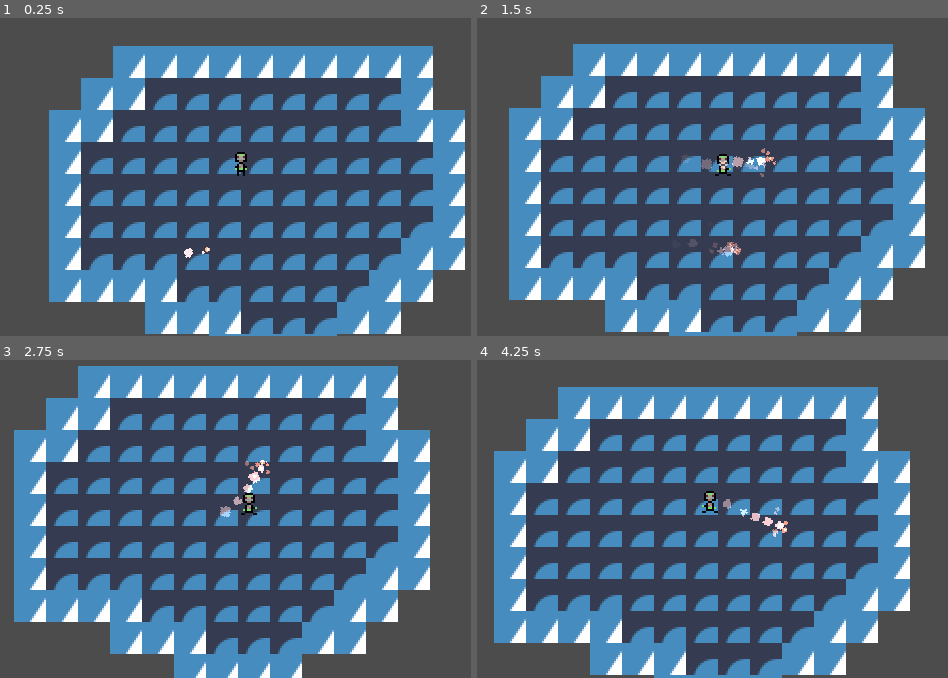
Above: before the commit, frames 1-4 (two rows, left to right).
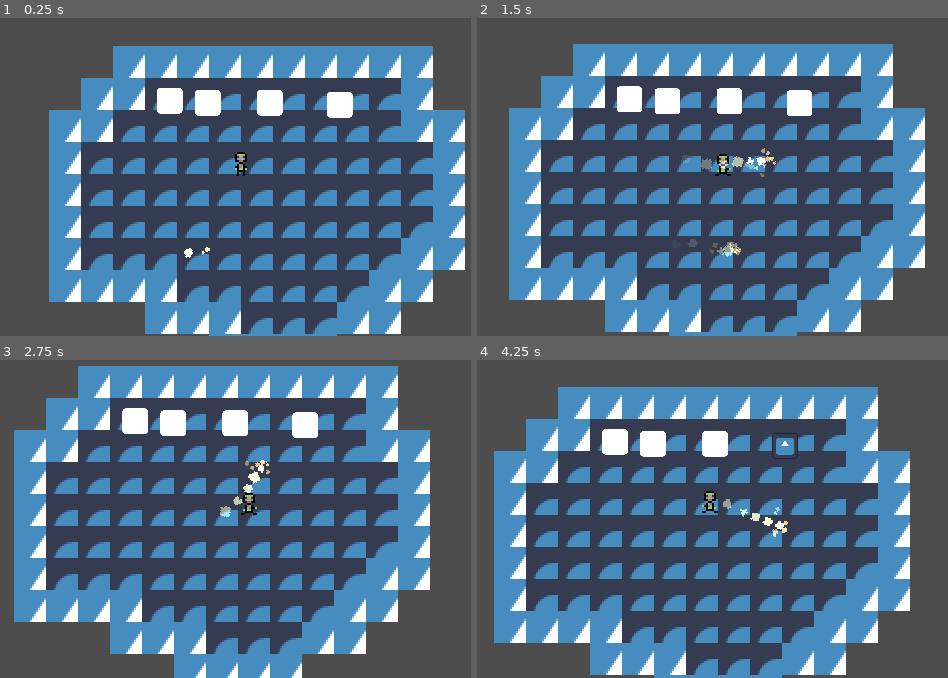
Above: after the commit, the same moments.

Repository: OlliO6/Granted-Wish
Game: Godot game, scene res://content/main.tscn
Two runs of this game, one before a commit and one after it. Both use one fixed random seed, a clock stepped at 60 frames per second and the inputs below. The engine's default icon, where the game draws it, is replaced by a stand-in: a white triangle on a blue panel in a dark square.
Inputs (mouse positions are in pixels of both pictures, inside the frame that each line leads up to):
- Up to frame 1 (0.25 s): no input
- Up to frame 2 (1.5 s): move the mouse to (844, 157) at 0.52 s; press the mouse at (844, 157) at 0.53 s; hold D (move_right) 0.53-1.28 s; move the mouse to (604, 189) at 1.27 s; release the mouse at (604, 189) at 1.28 s; hold S (move_down) from 1.28 s (still down); click (604, 189) at 1.35 s
- Up to frame 3 (2.75 s): move the mouse to (296, 445) at 2.02 s; release S (move_down) at 2.03 s; press the mouse at (296, 445) at 2.03 s; hold D (move_right) from 2.03 s (still down)
- Up to frame 4 (4.25 s): move the mouse to (688, 579) at 2.77 s; release D (move_right) at 2.78 s; release the mouse at (688, 579) at 2.78 s; hold W (move_up) 2.78-3.53 s; click (688, 579) at 2.85 s; move the mouse to (891, 563) at 3.52 s; press the mouse at (891, 563) at 3.53 s; hold A (move_left) from 3.53 s (still down)

The runs differ from the first frame. In frame 1, 1.8% of the frame differs, in the area x 33-75%, y 22-74%; in frame 2, 1.9%; in frame 3, 2.0%, in the area x 25-68%, y 15-50%; in frame 4, 1.8%.

Commit message:
Add crate (something to damage)

Diff:
--- /dev/null
+++ b/content/entities/crate/crate.tscn
@@ -0,0 +1,35 @@
+[gd_scene load_steps=7 format=3 uid="uid://b4a43y8y3pfei"]
+
+[ext_resource type="Script" path="res://components/fighting/damage_receiver.gd" id="1_eryqk"]
+[ext_resource type="Script" path="res://components/fighting/health.gd" id="2_m1is0"]
+[ext_resource type="PackedScene" uid="uid://ebxmqawynko7" path="res://utils/dmg_flash_sprite.tscn" id="3_7s35q"]
+[ext_resource type="Shader" path="res://shaders/sprite_flash.gdshader" id="3_cqbcn"]
+
+[sub_resource type="RectangleShape2D" id="RectangleShape2D_i5tmo"]
+size = Vector2(13, 13)
+
+[sub_resource type="ShaderMaterial" id="ShaderMaterial_ocv7n"]
+resource_local_to_scene = true
+shader = ExtResource("3_cqbcn")
+shader_parameter/flash = 1.0
+shader_parameter/flash_color = Color(1, 1, 1, 1)
+
+[node name="Crate" type="CharacterBody2D"]
+
+[node name="DamageReceiver" type="Node" parent="." node_paths=PackedStringArray("health")]
+script = ExtResource("1_eryqk")
+health = NodePath("../Health")
+
+[node name="Health" type="Node" parent="."]
+script = ExtResource("2_m1is0")
+max_health = 2
+
+[node name="CollisionShape2D" type="CollisionShape2D" parent="."]
+position = Vector2(6.5, 6.5)
+shape = SubResource("RectangleShape2D_i5tmo")
+
+[node name="Sprite2D" parent="." instance=ExtResource("3_7s35q")]
+material = SubResource("ShaderMaterial_ocv7n")
+
+[connection signal="took_damage" from="DamageReceiver" to="Sprite2D" method="flash"]
+[connection signal="died" from="Health" to="." method="queue_free"]
--- a/content/spells/fire/fire_spell.tres
+++ b/content/entities/spells/fire/fire_spell.tres
@@ -1,7 +1,7 @@
 [gd_resource type="Resource" script_class="SpellData" load_steps=3 format=3 uid="uid://capjs85u3qpvr"]
 
-[ext_resource type="Script" path="res://content/spells/spell_data.gd" id="1_iukvq"]
-[ext_resource type="PackedScene" uid="uid://b7ifegmm708j0" path="res://content/spells/fire/fire_spell.tscn" id="2_nd3x2"]
+[ext_resource type="Script" path="res://content/entities/spells/spell_data.gd" id="1_iukvq"]
+[ext_resource type="PackedScene" uid="uid://b7ifegmm708j0" path="res://content/entities/spells/fire/fire_spell.tscn" id="2_nd3x2"]
 
 [resource]
 script = ExtResource("1_iukvq")
--- a/content/spells/fire/fire_spell.tscn
+++ b/content/entities/spells/fire/fire_spell.tscn
@@ -1,9 +1,9 @@
 [gd_scene load_steps=30 format=3 uid="uid://b7ifegmm708j0"]
 
-[ext_resource type="Texture2D" uid="uid://3ko6dglu7234" path="res://content/spells/particle_sheet.png" id="2_1krgi"]
-[ext_resource type="Script" path="res://components/fighting/killable.gd" id="2_2fbea"]
-[ext_resource type="Script" path="res://components/fighting/damage_dealer.gd" id="3_m3m84"]
-[ext_resource type="Script" path="res://components/fighting/attack_area.gd" id="4_meik6"]
+[ext_resource type="Script" path="res://components/fighting/damage_dealer.gd" id="1_pehbd"]
+[ext_resource type="Script" path="res://components/fighting/killable.gd" id="2_2nxna"]
+[ext_resource type="Texture2D" uid="uid://3ko6dglu7234" path="res://content/entities/spells/particle_sheet.png" id="3_s1sw3"]
+[ext_resource type="Script" path="res://components/fighting/attack_area.gd" id="4_0vw7e"]
 
 [sub_resource type="Animation" id="Animation_jiilk"]
 length = 0.001
@@ -293,11 +293,12 @@
 shape = SubResource("CircleShape2D_qju78")
 
 [node name="GPUParticles2D" type="GPUParticles2D" parent="Area2D"]
+modulate = Color(1.5, 1.5, 1, 1)
 material = SubResource("CanvasItemMaterial_21qm4")
 position = Vector2(1, 0)
 amount = 12
 process_material = SubResource("ParticleProcessMaterial_3icsx")
-texture = ExtResource("2_1krgi")
+texture = ExtResource("3_s1sw3")
 explosiveness = 0.19
 local_coords = true
 
@@ -306,16 +307,15 @@
 material = SubResource("CanvasItemMaterial_21qm4")
 amount = 6
 process_material = SubResource("ParticleProcessMaterial_kq3wh")
-texture = ExtResource("2_1krgi")
+texture = ExtResource("3_s1sw3")
 explosiveness = 0.19
 
 [node name="AttackArea" type="Area2D" parent="Area2D" node_paths=PackedStringArray("damage_dealer")]
 collision_layer = 0
 collision_mask = 5
 monitorable = false
-script = ExtResource("4_meik6")
+script = ExtResource("4_0vw7e")
 damage_dealer = NodePath("../../DamageDealer")
-deactivate_on_damage_dealed = true
 
 [node name="CollisionShape2D" type="CollisionShape2D" parent="Area2D/AttackArea"]
 position = Vector2(-1, 0)
--- a/content/main.tscn
+++ b/content/main.tscn
@@ -1,8 +1,9 @@
-[gd_scene load_steps=7 format=3 uid="uid://7cw2k7tpryji"]
+[gd_scene load_steps=8 format=3 uid="uid://7cw2k7tpryji"]
 
 [ext_resource type="PackedScene" uid="uid://dpkbomvltkwjd" path="res://player/player.tscn" id="1_v2y50"]
 [ext_resource type="Texture2D" uid="uid://c7lg1tgf5uy5j" path="res://icon.svg" id="2_clbah"]
-[ext_resource type="PackedScene" uid="uid://b7ifegmm708j0" path="res://content/spells/fire/fire_spell.tscn" id="3_6pgig"]
+[ext_resource type="PackedScene" uid="uid://b7ifegmm708j0" path="res://content/entities/spells/fire/fire_spell.tscn" id="3_6pgig"]
+[ext_resource type="PackedScene" uid="uid://b4a43y8y3pfei" path="res://content/entities/crate/crate.tscn" id="4_qeshn"]
 
 [sub_resource type="Environment" id="Environment_srm4m"]
 background_mode = 3
@@ -10,7 +11,7 @@
 glow_levels/4 = 0.5
 glow_levels/5 = 0.0
 glow_normalized = true
-glow_strength = 1.25
+glow_strength = 1.15
 glow_blend_mode = 0
 
 [sub_resource type="TileSetAtlasSource" id="TileSetAtlasSource_xl5km"]
@@ -46,3 +47,15 @@
 
 [node name="FireSpell" parent="." instance=ExtResource("3_6pgig")]
 position = Vector2(-28, 39)
+
+[node name="Crate" parent="." instance=ExtResource("4_qeshn")]
+position = Vector2(-42, -43)
+
+[node name="Crate2" parent="." instance=ExtResource("4_qeshn")]
+position = Vector2(-23, -42)
+
+[node name="Crate3" parent="." instance=ExtResource("4_qeshn")]
+position = Vector2(8, -42)
+
+[node name="Crate4" parent="." instance=ExtResource("4_qeshn")]
+position = Vector2(43, -41)
--- a/player/player.tscn
+++ b/player/player.tscn
@@ -8,7 +8,7 @@
 [ext_resource type="Script" path="res://components/fighting/health.gd" id="2_blm1e"]
 [ext_resource type="Script" path="res://components/state.gd" id="2_mo2lt"]
 [ext_resource type="Script" path="res://player/spell_caster.gd" id="8_4qdl6"]
-[ext_resource type="Resource" uid="uid://capjs85u3qpvr" path="res://content/spells/fire/fire_spell.tres" id="9_e8mk7"]
+[ext_resource type="Resource" uid="uid://capjs85u3qpvr" path="res://content/entities/spells/fire/fire_spell.tres" id="9_e8mk7"]
 
 [sub_resource type="CircleShape2D" id="CircleShape2D_ja0ya"]
 radius = 3.16228
--- /dev/null
+++ b/shaders/sprite_flash.gdshader
@@ -0,0 +1,11 @@
+shader_type canvas_item;
+
+uniform float flash : hint_range(0.0, 1.0);
+uniform vec4 flash_color : source_color = vec4(1, 1, 1, 1);
+
+void fragment() {
+	vec4 color = texture(TEXTURE, UV);
+	vec4 final_col = mix(color, flash_color, flash);
+	final_col.a = min(final_col.a, color.a);
+	COLOR = final_col;
+}
--- /dev/null
+++ b/utils/damage_flash_sprite.gd
@@ -0,0 +1,6 @@
+extends Sprite2D
+
+func flash() -> void:
+	var tween := create_tween()
+	tween.tween_property(material, "shader_parameter/flash", 1.0, 0.1)
+	tween.tween_property(material, "shader_parameter/flash", 0.0, 0.2)
--- /dev/null
+++ b/utils/dmg_flash_sprite.tscn
@@ -0,0 +1,18 @@
+[gd_scene load_steps=5 format=3 uid="uid://ebxmqawynko7"]
+
+[ext_resource type="Shader" path="res://shaders/sprite_flash.gdshader" id="1_ga5bo"]
+[ext_resource type="Texture2D" uid="uid://c7lg1tgf5uy5j" path="res://icon.svg" id="2_2dkom"]
+[ext_resource type="Script" path="res://utils/damage_flash_sprite.gd" id="3_4qxnj"]
+
+[sub_resource type="ShaderMaterial" id="ShaderMaterial_6qn8x"]
+resource_local_to_scene = true
+shader = ExtResource("1_ga5bo")
+shader_parameter/flash = 0.0
+shader_parameter/flash_color = Color(1, 1, 1, 1)
+
+[node name="Sprite2D" type="Sprite2D"]
+material = SubResource("ShaderMaterial_6qn8x")
+scale = Vector2(0.1, 0.1)
+texture = ExtResource("2_2dkom")
+centered = false
+script = ExtResource("3_4qxnj")
Not shown: 1 places in content/entities/spells/fire/fire_spell.tscn that only renumber resources
Renamed: content/spells/particle_sheet.png -> content/entities/spells/particle_sheet.png
Not shown, changed: content/entities/spells/particle_sheet.png.import
Renamed: content/spells/spell_data.gd -> content/entities/spells/spell_data.gd
